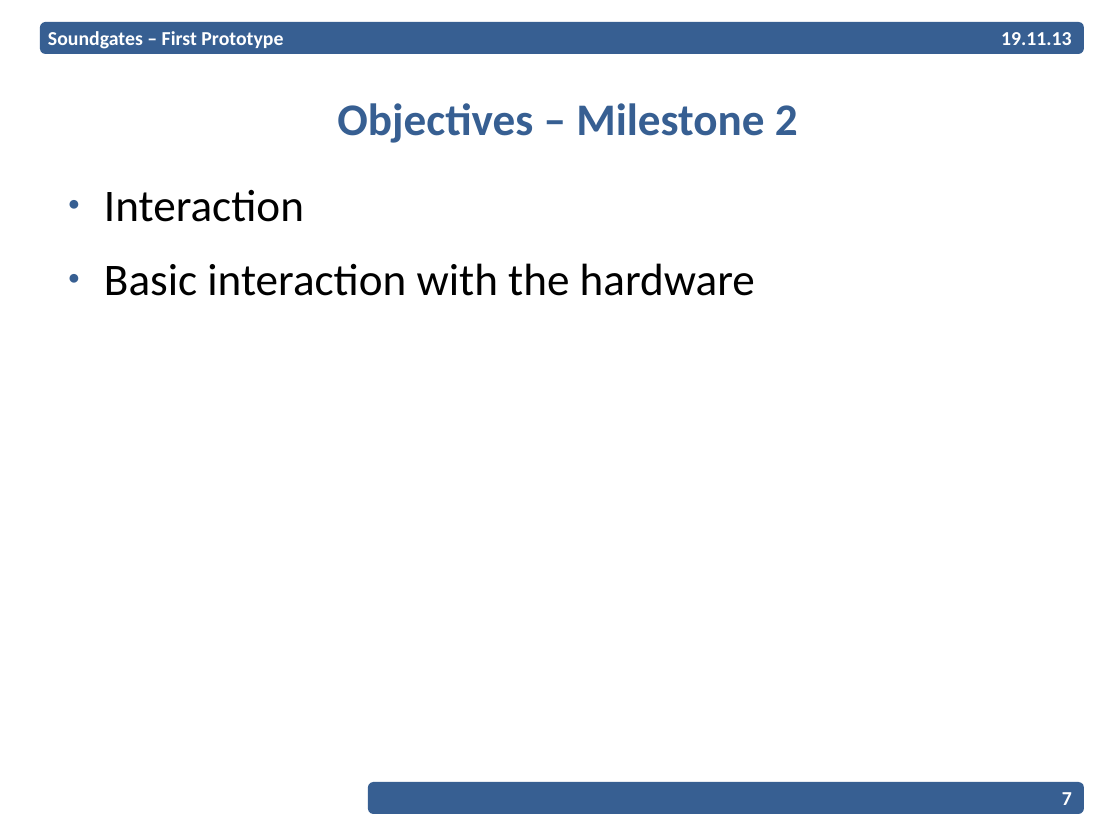
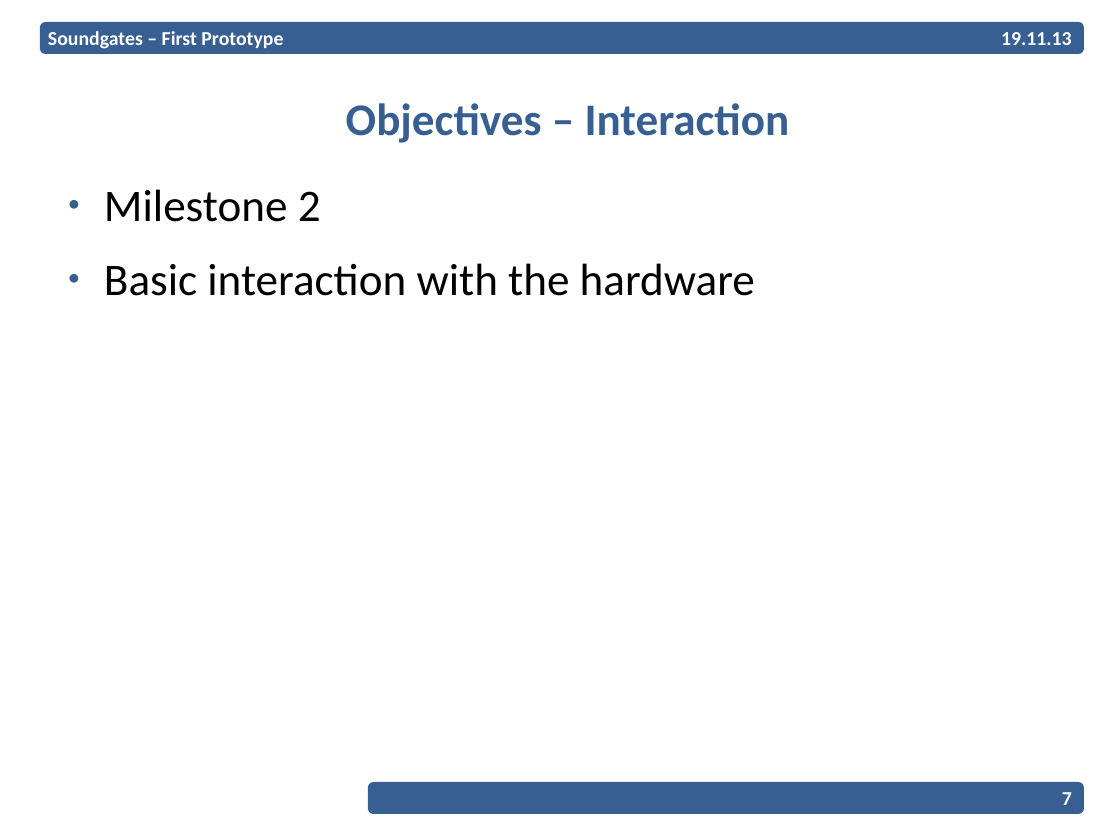
Before and after one commit to EPiCS/soundgates, a slide deck: slide 7 of documents/milestone1-2-presentation/Presentation.odp. Drawn at 1120x840 pixels with LibreOffice and Linux fonts; fonts in the diff are those of the drawing; background and template pictures are left out. Boxes give left, top, right and bottom in pixels: in the first picture for what was removed or moved away, otherwise in the second. Text is boxed around its words. In the diff, an @@ line names an element or a change of style, - is before the commit and + after.

```diff
--- a/documents/milestone1-2-presentation/Presentation.odp
+++ b/documents/milestone1-2-presentation/Presentation.odp
@@ title at [346, 103, 790, 143]: text changed @@
-Objectives – Milestone 2
+Objectives – Interaction
@@ text at [104, 189, 321, 222]: text changed @@
-● Interaction
+● Milestone 2
```
Also in this commit, not shown: 7 other slides changed, 6 slides added.
